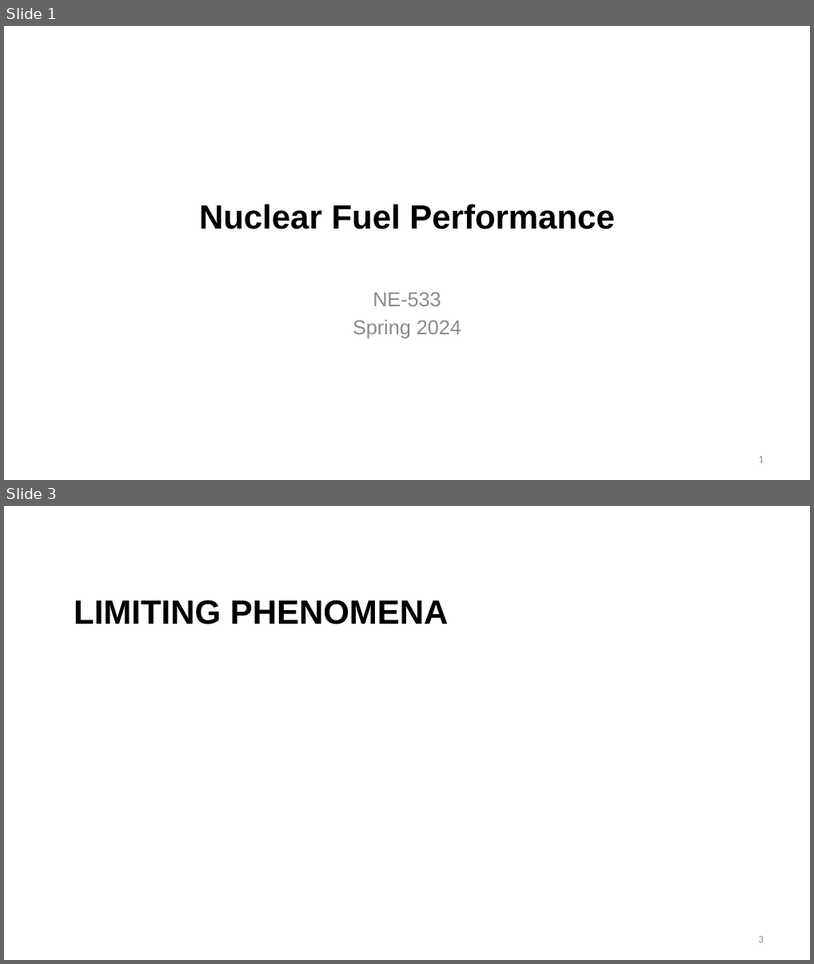
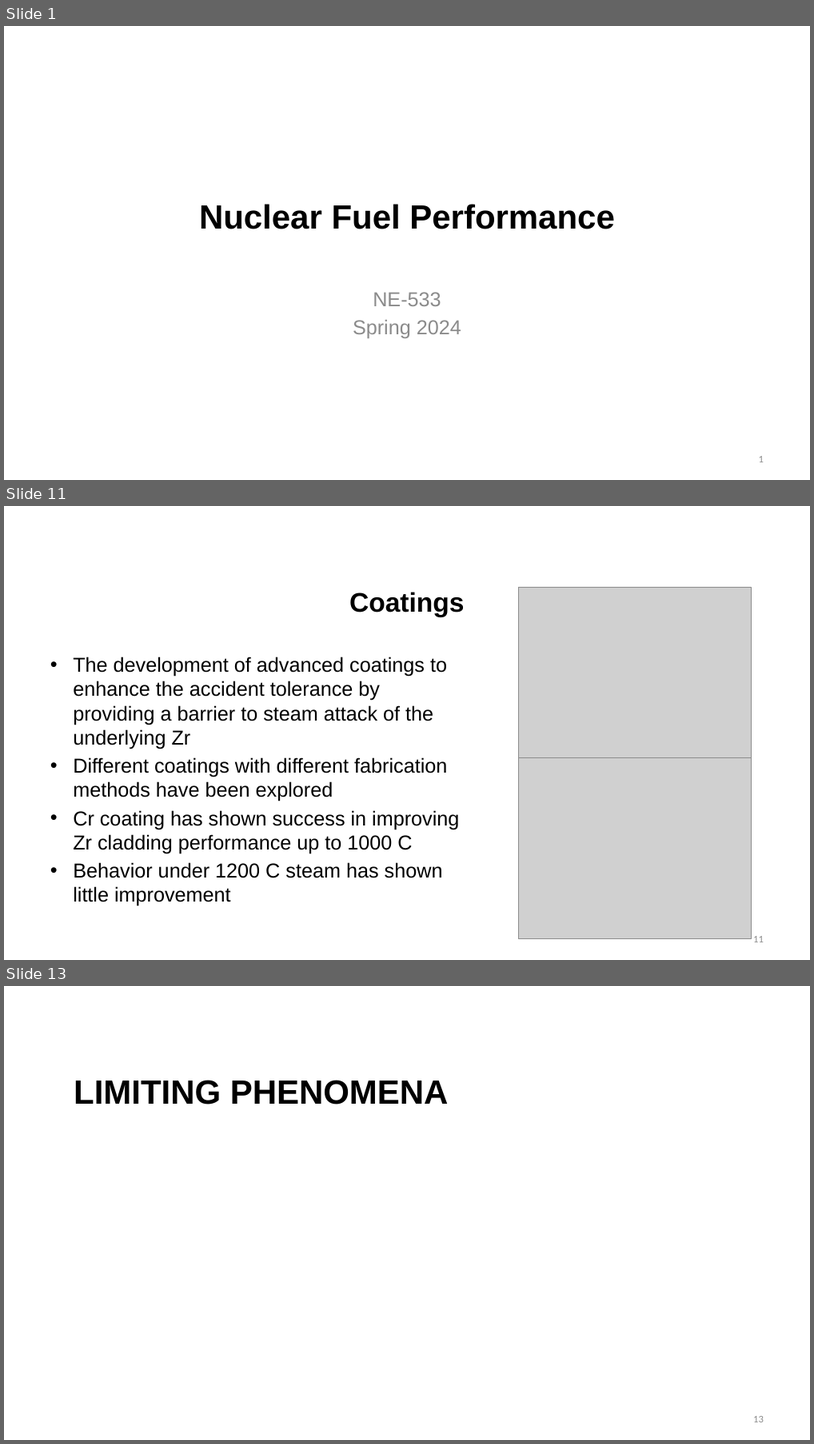
Before and after one commit to benbeeler/TEACHING, a slide deck: Nuclear_Fuel_Performance/NE533_Spring2024/Section4/Lec18_Limits_WaterChem.pptx. Shown one above the other, each under a label of ours: slides 1 and 3 before the commit, slides 1, 11 and 13 after it; the slides between them are not shown. The pictures are 814x964 and 814x1444 pixels, drawn with LibreOffice and Linux fonts; fonts in the diff are those of the drawing; grey boxes stand for pictures; background and template pictures are left out. Boxes give left, top, right and bottom in pixels: in the first picture for what was removed or moved away, otherwise in the second. Text is boxed around its words. In the diff, an @@ line names an element or a change of style, - is before the commit and + after.

```diff
--- a/Nuclear_Fuel_Performance/NE533_Spring2024/Section4/Lec18_Limits_WaterChem.pptx
+++ b/Nuclear_Fuel_Performance/NE533_Spring2024/Section4/Lec18_Limits_WaterChem.pptx
@@ slide 11 added at (4, 506, 810, 960), background #FFFFFF @@
@@ title added at (350, 592, 465, 617), 32 pt, text #000000, bold @@
+Coatings
@@ picture added at (519, 587, 752, 758) @@
@@ text added at (73, 656, 459, 906), 24 pt, text #000000 @@
+• The development of advanced coatings to enhance the accident tolerance by providing a barrier to steam attack of the underlying Zr
+• Different coatings with different fabrication methods have been explored
+• Cr coating has shown success in improving Zr cladding performance up to 1000 C
+• Behavior under 1200 C steam has shown little improvement
@@ picture added at (519, 758, 752, 939) @@
@@ page number added at (754, 936, 764, 942), 12 pt, text #8C8C8C @@
+11
@@ what was slide 3 is now slide 13 @@
@@ page number at (754, 1416, 764, 1422): text changed @@
-3
+13
```
Also in this commit, not shown: 6 slides changed, 11 other slides added, 14 other files.
